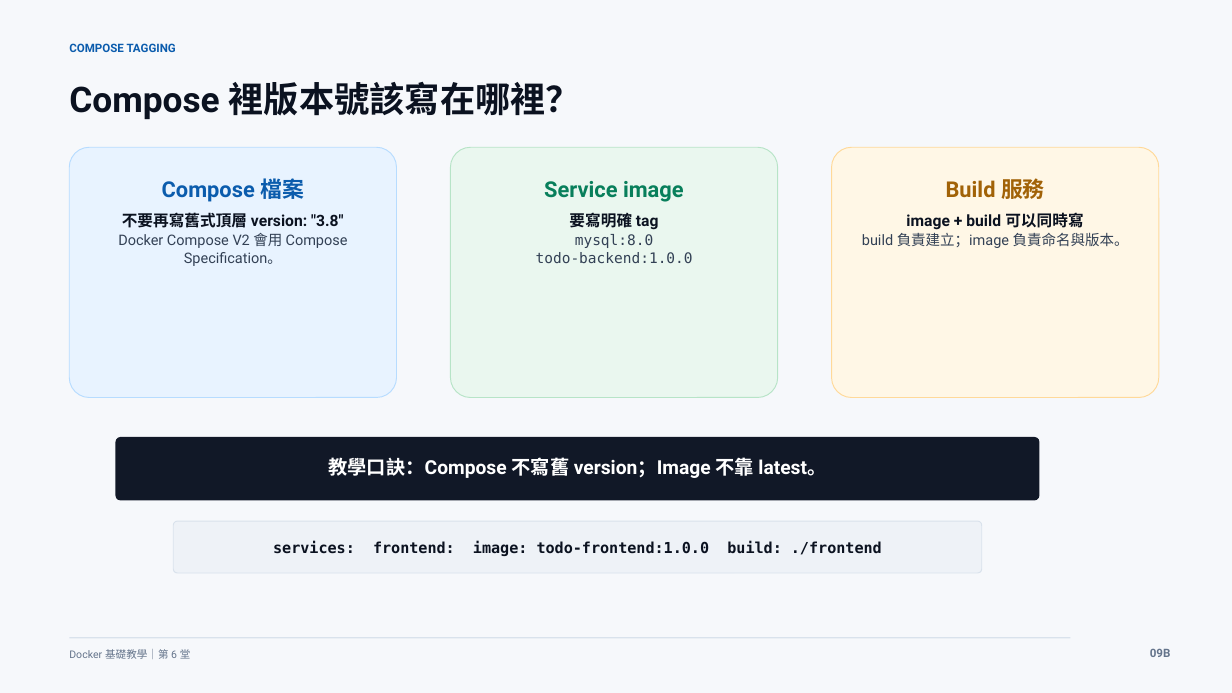
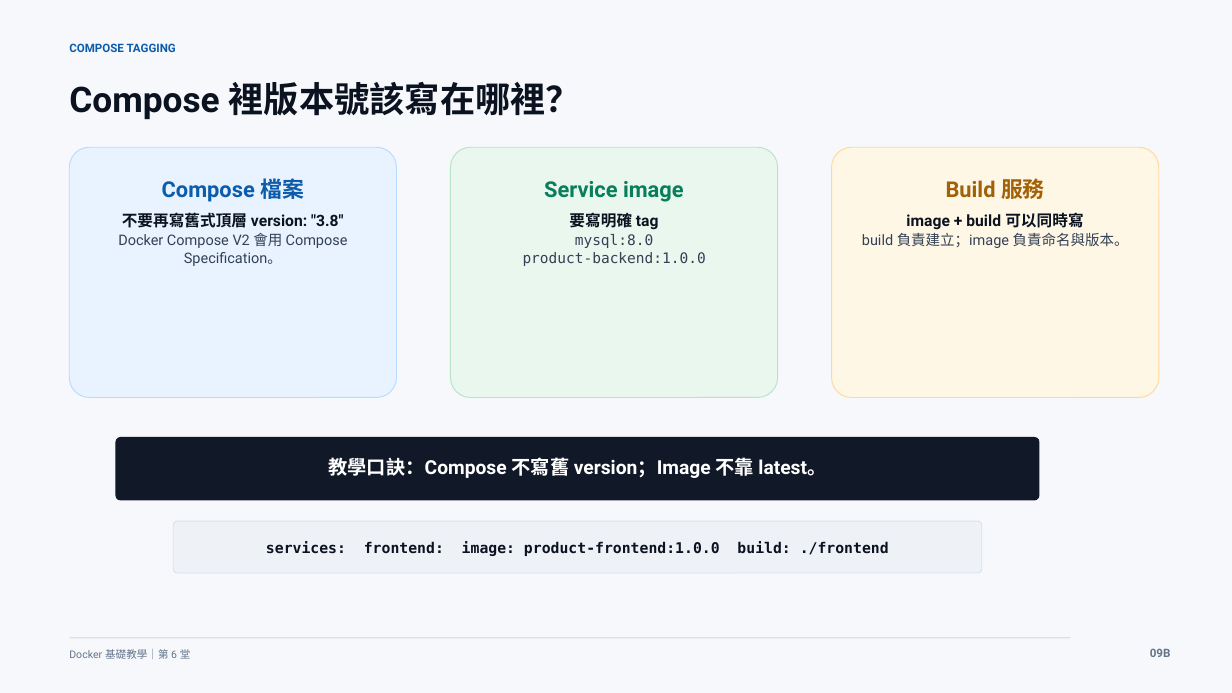
Before and after one commit to lalalalaluk/docker-practice, a slide deck: slide 14 of slides/docker-session6-fullstack-todo.pptx (slide 39 before the commit). Drawn at 1232x693 pixels with LibreOffice and Linux fonts; fonts in the diff are those of the drawing. Boxes give left, top, right and bottom in pixels: in the first picture for what was removed or moved away, otherwise in the second. Text is boxed around its words. In the diff, an @@ line names an element or a change of style, - is before the commit and + after.

```diff
--- a/slides/docker-session6-fullstack-todo.pptx
+++ b/slides/docker-session6-fullstack-todo.pptx
@@ text in rounded rectangle at <box>523,252,706,266</box>: text changed @@
-todo-backend:1.0.0
+product-backend:1.0.0
@@ text in rounded rectangle at <box>266,541,889,556</box>: text changed; size 11.8 to 11.5 pt @@
-services: frontend: image: todo-frontend:1.0.0 build: ./frontend
+services: frontend: image: product-frontend:1.0.0 build: ./frontend
```
Also in this commit, not shown: 13 other slides changed, 8 slides added, 31 slides removed, 36 other files.
